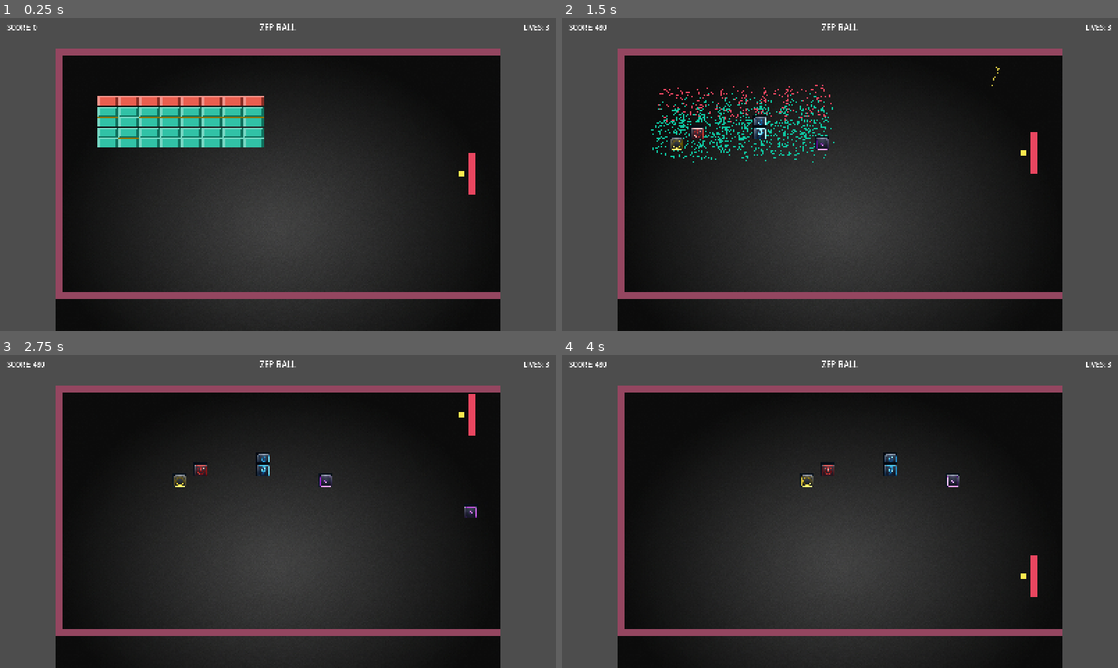
Above: before the commit, frames 1-4 (two rows, left to right).
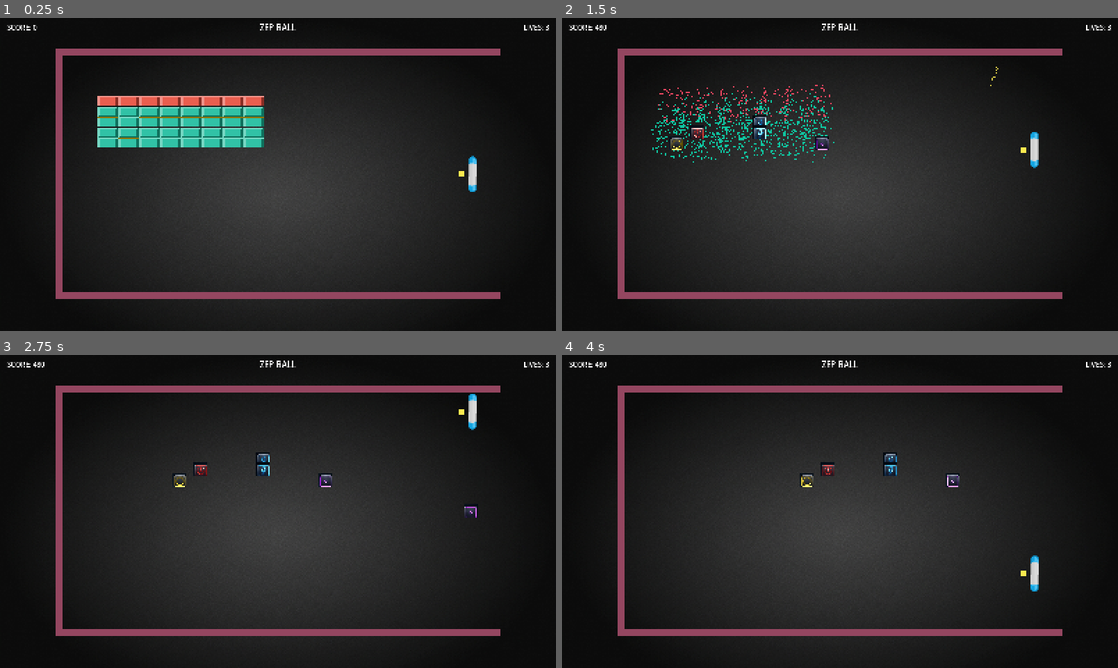
Above: after the commit, the same moments.

Repository: zepanv/zepball
Game: Godot game, scene res://scenes/main/main.tscn
The game is run twice, just before and just after one commit, with the same random seed, the same clock (stepped at 60 frames per second) and the same inputs.
Inputs (mouse positions are in pixels of both pictures, inside the frame that each line leads up to):
- Up to frame 1 (0.25 s): no input
- Up to frame 2 (1.5 s): tap Enter at 0.5 s; move the mouse to (962, 158) at 0.52 s; hold Up (move_up) 0.53-1.28 s; tap Space (launch_ball) at 0.6 s; move the mouse to (728, 190) at 1.27 s; hold Down (move_down) from 1.28 s (still down); tap C at 1.35 s
- Up to frame 3 (2.75 s): move the mouse to (333, 442) at 2.02 s; release Down (move_down) at 2.03 s; hold Up (move_up) from 2.03 s (still down); tap 1 at 2.1 s
- Up to frame 4 (4 s): move the mouse to (812, 574) at 2.77 s; tap Space (launch_ball) at 2.85 s; move the mouse to (1006, 558) at 3.52 s; release Up (move_up) at 3.53 s; hold Down (move_down) from 3.53 s (still down); tap C at 3.6 s

The runs differ from the first frame. In frame 1, 28% of the frame differs, in the area x 0-100%, y 0-100%; in frame 2, 28%; in frame 3, 28%; in frame 4, 28%.

Commit message:
fix: Improve background rendering and pause system
Background improvements:
- Move background to CanvasLayer for proper screen-space rendering
- Fix background overflow on window edges
- Support proper window resizing beyond 1600x900
- Random background selection from asset pack

Paddle improvements:
- Replace placeholder with paddleBlu.png sprite (rotated 90°)
- Update collision shape to match sprite dimensions (24x104)
- Fix power-up scaling to work with Sprite2D

Pause system improvements:
- Implement Godot's built-in tree pause system
- Add PROCESS_MODE_ALWAYS to GameManager and UI
- Remove manual pause checks from ball and paddle
- Add "PAUSED" indicator to HUD
- Fix power-up timers pausing correctly

Documentation:
- Update README with Phase 2 completion status
- Update architecture.md with new rendering and pause systems
- Bump version to 0.2.0

Co-Authored-By: Claude Sonnet 4.5 <noreply@anthropic.com>

Diff:
--- a/project.godot
+++ b/project.godot
@@ -24,6 +24,7 @@
 
 window/size/viewport_width=1600
 window/size/viewport_height=900
+window/size/resizable=true
 window/stretch/mode="canvas_items"
 
 [input]
--- a/scenes/gameplay/paddle.tscn
+++ b/scenes/gameplay/paddle.tscn
@@ -1,12 +1,10 @@
-[gd_scene load_steps=4 format=3 uid="uid://c8n3qvp0xjb4h"]
+[gd_scene load_steps=3 format=3 uid="uid://c8n3qvp0xjb4h"]
 
 [ext_resource type="Script" path="res://scripts/paddle.gd" id="1_paddle_script"]
+[ext_resource type="Texture2D" uid="uid://bqrvajttd5r1r" path="res://assets/graphics/paddles/paddleBlu.png" id="2_paddle_texture"]
 
 [sub_resource type="RectangleShape2D" id="RectangleShape2D_paddle"]
-size = Vector2(20, 120)
-
-[sub_resource type="RectangleShape2D" id="RectangleShape2D_visual"]
-size = Vector2(20, 120)
+size = Vector2(24, 104)
 
 [node name="Paddle" type="CharacterBody2D" groups=["paddle"]]
 script = ExtResource("1_paddle_script")
@@ -14,9 +12,6 @@
 [node name="CollisionShape2D" type="CollisionShape2D" parent="."]
 shape = SubResource("RectangleShape2D_paddle")
 
-[node name="Visual" type="ColorRect" parent="."]
-offset_left = -10.0
-offset_top = -60.0
-offset_right = 10.0
-offset_bottom = 60.0
-color = Color(0.913725, 0.27451, 0.376471, 1)
+[node name="Visual" type="Sprite2D" parent="."]
+rotation = 1.5708
+texture = ExtResource("2_paddle_texture")
--- a/scenes/main/main.tscn
+++ b/scenes/main/main.tscn
@@ -83,6 +83,7 @@
 [node name="BrickContainer" type="Node2D" parent="PlayArea" unique_id=1950042473]
 
 [node name="UI" type="CanvasLayer" parent="." unique_id=697711571]
+process_mode = 3
 
 [node name="HUD" type="Control" parent="UI" unique_id=1423036420]
 layout_mode = 3
--- a/scripts/ball.gd
+++ b/scripts/ball.gd
@@ -33,9 +33,6 @@
 		print("Warning: Ball couldn't find paddle!")
 
 func _physics_process(delta):
-	if game_manager and game_manager.game_state == game_manager.GameState.PAUSED:
-		return
-
 	if is_attached_to_paddle:
 		# Ball follows paddle until launched
 		if paddle_reference:
@@ -45,9 +42,6 @@
 		if Input.is_action_just_pressed("launch_ball") and (not game_manager or game_manager.game_state == game_manager.GameState.READY):
 			launch_ball()
 	else:
-		if game_manager and game_manager.game_state != game_manager.GameState.PLAYING:
-			velocity = Vector2.ZERO
-			return
 		# Ball is in motion
 		var collision = move_and_collide(velocity * delta)
 
--- a/scripts/game_manager.gd
+++ b/scripts/game_manager.gd
@@ -29,6 +29,9 @@
 signal state_changed(new_state: GameState)
 
 func _ready():
+	# Set this node to always process, even when paused (so pause toggle works)
+	process_mode = Node.PROCESS_MODE_ALWAYS
+
 	print("GameManager initialized")
 	print("Starting lives: ", lives)
 	print("Starting score: ", score)
@@ -46,6 +49,9 @@
 		game_state = new_state
 		state_changed.emit(new_state)
 		print("Game state changed to: ", GameState.keys()[new_state])
+
+		# Use Godot's built-in pause system
+		get_tree().paused = (new_state == GameState.PAUSED)
 
 ## Add points to score
 func add_score(points: int):
--- a/scripts/hud.gd
+++ b/scripts/hud.gd
@@ -8,7 +8,12 @@
 @onready var logo_label = $TopBar/LogoLabel
 @onready var powerup_container = $PowerUpIndicators
 
+var pause_label: Label = null
+
 func _ready():
+	# Allow UI to process even when game is paused
+	process_mode = Node.PROCESS_MODE_ALWAYS
+
 	print("HUD ready")
 	# Initial values will be connected via main.gd signals
 
@@ -16,6 +21,28 @@
 	if PowerUpManager:
 		PowerUpManager.effect_applied.connect(_on_effect_applied)
 		PowerUpManager.effect_expired.connect(_on_effect_expired)
+
+	# Create pause indicator
+	pause_label = Label.new()
+	pause_label.text = "PAUSED"
+	pause_label.add_theme_font_size_override("font_size", 48)
+	pause_label.horizontal_alignment = HORIZONTAL_ALIGNMENT_CENTER
+	pause_label.vertical_alignment = VERTICAL_ALIGNMENT_CENTER
+	pause_label.set_anchors_preset(Control.PRESET_CENTER)
+	pause_label.position = Vector2(-100, -24)
+	pause_label.size = Vector2(200, 48)
+	pause_label.visible = false
+	add_child(pause_label)
+
+	# Connect to game state changes
+	var game_manager = get_tree().get_first_node_in_group("game_manager")
+	if game_manager:
+		game_manager.state_changed.connect(_on_game_state_changed)
+
+func _on_game_state_changed(new_state):
+	"""Show/hide pause indicator based on game state"""
+	if pause_label:
+		pause_label.visible = (new_state == 3)  # 3 = PAUSED
 
 func _on_score_changed(new_score: int):
 	"""Update score display"""
--- a/scripts/main.gd
+++ b/scripts/main.gd
@@ -34,6 +34,10 @@
 
 	# Set up background
 	setup_background()
+	var viewport = get_viewport()
+	if viewport:
+		viewport.size_changed.connect(_configure_background_rect)
+	_configure_background_rect()
 
 	# Connect ball signals to game manager
 	if ball:
@@ -65,6 +69,11 @@
 	if not texture:
 		print("Warning: Could not load background: ", selected_bg)
 		return
+
+	# Move background to a CanvasLayer so it renders in screen space
+	var bg_layer = CanvasLayer.new()
+	bg_layer.name = "BackgroundLayer"
+	bg_layer.layer = -100
 
 	# Convert ColorRect to TextureRect if needed
 	if background is ColorRect:
@@ -73,23 +82,41 @@
 		texture_rect.name = "Background"
 		texture_rect.texture = texture
 		texture_rect.stretch_mode = TextureRect.STRETCH_SCALE
-		texture_rect.size = Vector2(1280, 720)
 		texture_rect.modulate.a = 0.85  # Slight dimming so it doesn't distract
 
-		# Replace in scene tree
-		var parent = background.get_parent()
-		var index = background.get_index()
-		parent.remove_child(background)
-		parent.add_child(texture_rect)
-		parent.move_child(texture_rect, index)
+		# Move to CanvasLayer
+		var old_parent = background.get_parent()
+		old_parent.remove_child(background)
 		background.queue_free()
+
+		add_child(bg_layer)
+		bg_layer.add_child(texture_rect)
 		background = texture_rect
 
 		print("Background loaded: ", selected_bg)
 	elif background is TextureRect:
 		background.texture = texture
+		background.stretch_mode = TextureRect.STRETCH_SCALE
 		background.modulate.a = 0.85
+
+		# Move to CanvasLayer
+		var old_parent = background.get_parent()
+		old_parent.remove_child(background)
+		add_child(bg_layer)
+		bg_layer.add_child(background)
+
 		print("Background loaded: ", selected_bg)
+
+	_configure_background_rect()
+
+func _configure_background_rect():
+	"""Make the background fit the viewport."""
+	if not background or not (background is Control):
+		return
+	# In screen space (CanvasLayer), use viewport size and anchor to fill screen
+	background.set_anchors_preset(Control.PRESET_FULL_RECT)
+	background.position = Vector2.ZERO
+	background.size = get_viewport().get_visible_rect().size
 
 
 func create_test_level():
--- a/scripts/paddle.gd
+++ b/scripts/paddle.gd
@@ -8,7 +8,7 @@
 const PADDLE_SPEED = 1000.0  # Pixels per second
 const MIN_Y = 60.0          # Top boundary (respects HUD)
 const MAX_Y = 660.0         # Bottom boundary (respects screen)
-const BASE_HEIGHT = 120.0   # Default paddle height
+const BASE_HEIGHT = 104.0   # Default paddle height (matches sprite)
 
 # Control mode
 @export var use_mouse_control: bool = true
@@ -26,7 +26,7 @@
 var game_manager = null
 
 # Power-up effects
-var current_height: float = 120.0
+var current_height: float = 104.0
 
 func _ready():
 	print("Paddle ready at position: ", position)
@@ -35,9 +35,6 @@
 	game_manager = get_tree().get_first_node_in_group("game_manager")
 
 func _physics_process(delta):
-	if game_manager and game_manager.game_state == game_manager.GameState.PAUSED:
-		return
-
 	# Store old position for velocity calculation
 	previous_y = position.y
 
@@ -97,12 +94,12 @@
 	"""Change paddle height with animation"""
 	current_height = new_height
 
-	# Update visual if it exists
+	# Update visual if it exists (Sprite2D - scale in Y direction)
 	if has_node("Visual"):
 		var visual = $Visual
+		var scale_y = new_height / BASE_HEIGHT
 		var tween = create_tween()
-		tween.tween_property(visual, "size:y", new_height, 0.2)
-		tween.tween_property(visual, "position:y", -new_height / 2, 0.2)
+		tween.tween_property(visual, "scale:y", scale_y, 0.2)
 
 	# Update collision shape
 	if has_node("CollisionShape2D"):
Binary file added: assets/graphics/bricks/element_blue_diamond.png
Binary file added: assets/graphics/bricks/element_blue_diamond_glossy.png
Binary file added: assets/graphics/bricks/element_blue_polygon.png
Binary file added: assets/graphics/bricks/element_blue_polygon_glossy.png
Binary file added: assets/graphics/bricks/element_blue_rectangle.png
Binary file added: assets/graphics/bricks/element_blue_rectangle_glossy.png
Binary file added: assets/graphics/bricks/element_blue_square.png
Binary file added: assets/graphics/bricks/element_blue_square_glossy.png
Binary file added: assets/graphics/bricks/element_green_diamond.png
Binary file added: assets/graphics/bricks/element_green_diamond_glossy.png
Binary file added: assets/graphics/bricks/element_green_polygon.png
Binary file added: assets/graphics/bricks/element_green_polygon_glossy.png
(and 44 more such lines)
